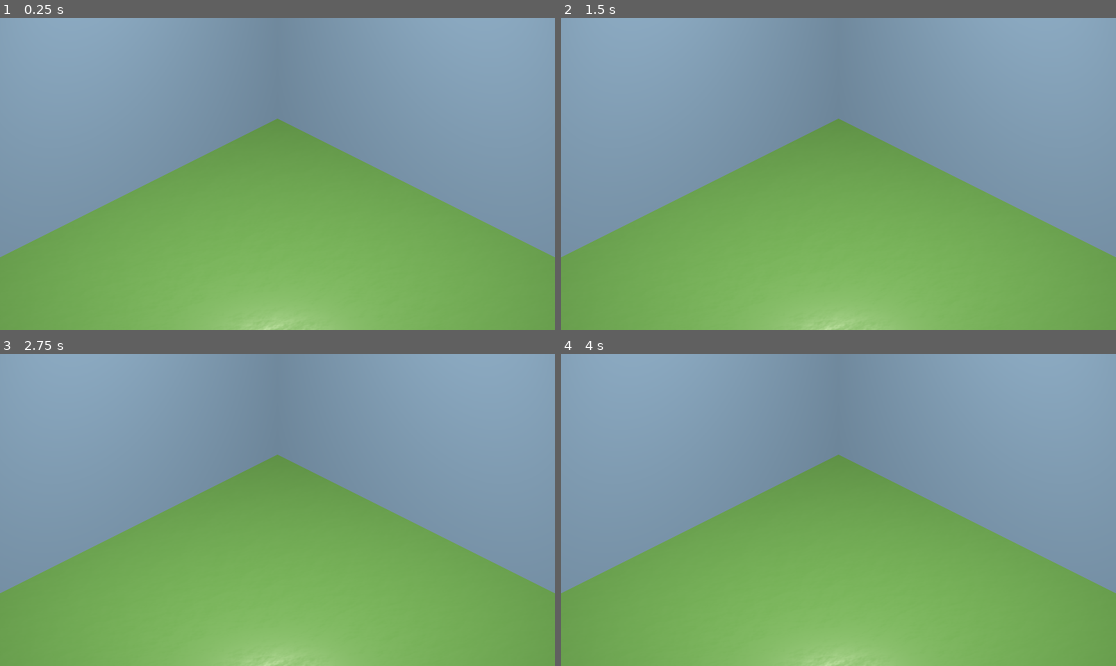
Above: before the commit, frames 1-4 (two rows, left to right).
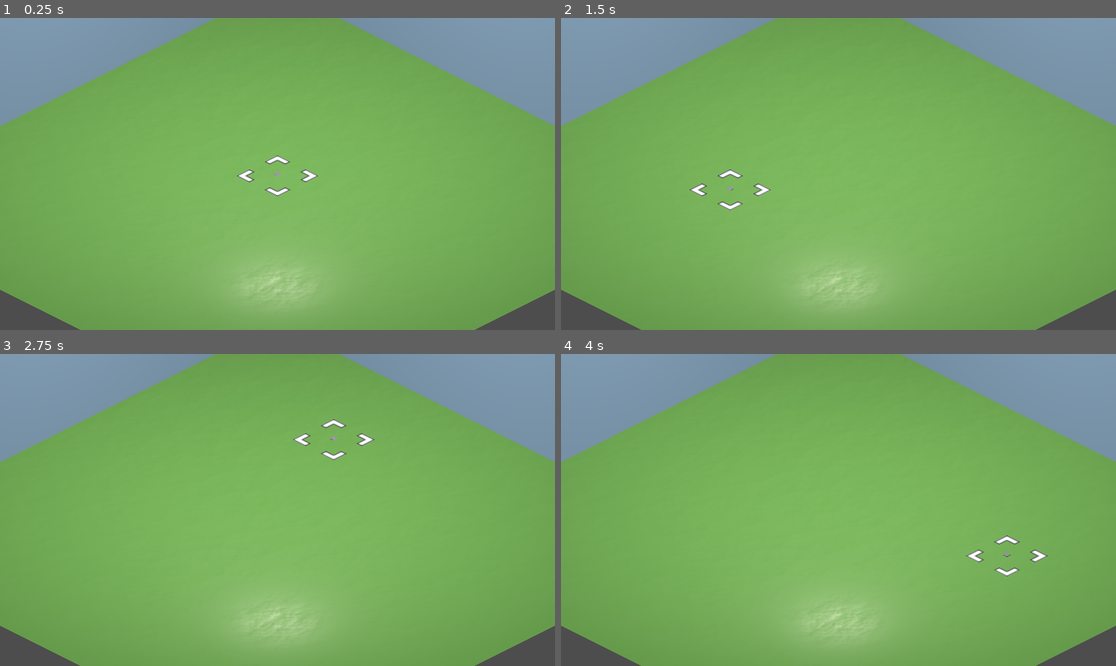
Above: after the commit, the same moments.

Repository: Marcus5408/publicworks
Game: Godot game, scene res://office.tscn
Same seed, same stepped clock (60 frames per second), same inputs: the game is played once before the commit and once after it.
Inputs (mouse positions are in pixels of both pictures, inside the frame that each line leads up to):
- Up to frame 1 (0.25 s): no input
- Up to frame 2 (1.5 s): tap Enter at 0.5 s; move the mouse to (960, 158) at 0.52 s; hold Right (ui_right) 0.53-1.28 s; tap Space at 1.25 s; move the mouse to (727, 189) at 1.27 s; hold Down (ui_down) from 1.28 s (still down)
- Up to frame 3 (2.75 s): tap Enter at 2 s; move the mouse to (333, 441) at 2.02 s; release Down (ui_down) at 2.03 s; hold Right (ui_right) from 2.03 s (still down)
- Up to frame 4 (4 s): tap Space at 2.75 s; move the mouse to (810, 572) at 2.77 s; release Right (ui_right) at 2.78 s; hold Up (ui_up) 2.78-3.53 s; tap Enter at 3.5 s; move the mouse to (1005, 556) at 3.52 s; hold Left (ui_left) from 3.53 s (still down)

The runs differ from the first frame. In frame 1, 47% of the frame differs, in the area x 0-100%, y 0-100%; in frame 2, 47%; in frame 3, 47%; in frame 4, 47%.

Commit message:
feat: add isometric grid placer from KenneyNL's `Starter-Kit-City-Builder`
https://github.com/KenneyNL/Starter-Kit-City-Builder/ , licensed under MIT
Models are licensed under CC0 by KenneyNL

Diff:
--- /dev/null
+++ b/builder.gd
@@ -0,0 +1,156 @@
+# ------------------------
+# This code is borrowed from KenneyNL's `Starter-Kit-City-Builder`!
+# https://github.com/KenneyNL/Starter-Kit-City-Builder/
+# It is licensed under MIT.
+# https://opensource.org/licenses/MIT
+# ------------------------
+# Slightly modified for my purposes :)
+
+extends Node3D
+
+@export var structures: Array[Structure] = []
+
+var map:DataMap
+
+var index:int = 0 # Index of structure being built
+
+@export var selector:Node3D # The 'cursor'
+@export var selector_container:Node3D # Node that holds a preview of the structure
+@export var view_camera:Camera3D # Used for raycasting mouse
+@export var gridmap:GridMap
+
+var plane:Plane # Used for raycasting mouse
+
+func _ready():
+
+    map = DataMap.new()
+    plane = Plane(Vector3.UP, Vector3.ZERO)
+
+    # Create new MeshLibrary dynamically, can also be done in the editor
+    # See: https://docs.godotengine.org/en/stable/tutorials/3d/using_gridmaps.html
+
+    var mesh_library = MeshLibrary.new()
+
+    for structure in structures:
+
+        var id = mesh_library.get_last_unused_item_id()
+
+        mesh_library.create_item(id)
+        mesh_library.set_item_mesh(id, get_mesh(structure.model))
+        mesh_library.set_item_mesh_transform(id, Transform3D())
+
+    gridmap.mesh_library = mesh_library
+
+    update_structure()
+
+func _process(delta):
+
+    # Controls
+
+    action_rotate() # Rotates selection 90 degrees
+    action_structure_toggle() # Toggles between structures
+
+    action_save() # Saving
+    action_load() # Loading
+
+    # Map position based on mouse
+
+    var world_position = plane.intersects_ray(
+        view_camera.project_ray_origin(get_viewport().get_mouse_position()),
+        view_camera.project_ray_normal(get_viewport().get_mouse_position()))
+
+    var gridmap_position = Vector3(round(world_position.x), 0, round(world_position.z))
+    selector.position = lerp(selector.position, gridmap_position, delta * 40)
+
+    action_build(gridmap_position)
+    action_demolish(gridmap_position)
+
+# Retrieve the mesh from a PackedScene, used for dynamically creating a MeshLibrary
+
+func get_mesh(packed_scene):
+    var scene_state:SceneState = packed_scene.get_state()
+    for i in range(scene_state.get_node_count()):
+        if(scene_state.get_node_type(i) == "MeshInstance3D"):
+            for j in scene_state.get_node_property_count(i):
+                var prop_name = scene_state.get_node_property_name(i, j)
+                if prop_name == "mesh":
+                    var prop_value = scene_state.get_node_property_value(i, j)
+
+                    return prop_value.duplicate()
+
+# Build (place) a structure
+
+func action_build(gridmap_position):
+    if Input.is_action_just_pressed("build"):
+
+        var previous_tile = gridmap.get_cell_item(gridmap_position)
+        gridmap.set_cell_item(gridmap_position, index, gridmap.get_orthogonal_index_from_basis(selector.basis))
+
+        if previous_tile != index:
+            map.cash -= structures[index].price
+
+# Demolish (remove) a structure
+
+func action_demolish(gridmap_position):
+    if Input.is_action_just_pressed("demolish"):
+        gridmap.set_cell_item(gridmap_position, -1)
+
+# Rotates the 'cursor' 90 degrees
+
+func action_rotate():
+    if Input.is_action_just_pressed("rotate"):
+        selector.rotate_y(deg_to_rad(90))
+
+# Toggle between structures to build
+
+func action_structure_toggle():
+    if Input.is_action_just_pressed("structure_next"):
+        index = wrap(index + 1, 0, structures.size())
+
+    if Input.is_action_just_pressed("structure_previous"):
+        index = wrap(index - 1, 0, structures.size())
+
+    update_structure()
+
+# Update the structure visual in the 'cursor'
+
+func update_structure():
+    # Clear previous structure preview in selector
+    for n in selector_container.get_children():
+        selector_container.remove_child(n)
+
+    # Create new structure preview in selector
+    var _model = structures[index].model.instantiate()
+    selector_container.add_child(_model)
+    _model.position.y += 0.25
+
+# Saving/load
+
+func action_save():
+    if Input.is_action_just_pressed("save"):
+        print("Saving map...")
+
+        map.structures.clear()
+        for cell in gridmap.get_used_cells():
+
+            var data_structure:DataStructure = DataStructure.new()
+
+            data_structure.position = Vector2i(cell.x, cell.z)
+            data_structure.orientation = gridmap.get_cell_item_orientation(cell)
+            data_structure.structure = gridmap.get_cell_item(cell)
+
+            map.structures.append(data_structure)
+
+        ResourceSaver.save(map, "user://map.res")
+
+func action_load():
+    if Input.is_action_just_pressed("load"):
+        print("Loading map...")
+
+        gridmap.clear()
+
+        map = ResourceLoader.load("user://map.res")
+        if not map:
+            map = DataMap.new()
+        for cell in map.structures:
+            gridmap.set_cell_item(Vector3i(cell.position.x, 0, cell.position.y), cell.structure, cell.orientation)
--- a/camera_3d.gd
+++ b/camera_3d.gd
@@ -1,11 +1,8 @@
 extends Camera3D
 
 
-# Called when the node enters the scene tree for the first time.
-func _ready() -> void:
-    pass # Replace with function body.
-
-
-# Called every frame. 'delta' is the elapsed time since the previous frame.
+# parallax to camera
 func _process(delta: float) -> void:
-    pass
+    var parallax_effect := Vector2(0.1, 0.1) # Adjust the parallax effect strength
+    var offset := (Vector2(global_transform.origin.x, global_transform.origin.y) * parallax_effect) * delta
+    global_transform.origin -= Vector3(offset.x, offset.y, 0)
--- a/office.tscn
+++ b/office.tscn
@@ -1,4 +1,15 @@
-[gd_scene load_steps=10 format=3 uid="uid://cm7ribhx64568"]
+[gd_scene load_steps=20 format=3 uid="uid://cm7ribhx64568"]
+
+[ext_resource type="Script" uid="uid://bgxtnttx4o7oj" path="res://builder.gd" id="1_ei2s5"]
+[ext_resource type="Script" uid="uid://b0njgb3uy3eu6" path="res://scripts/structure.gd" id="2_3xqf3"]
+[ext_resource type="Texture2D" uid="uid://bg872do57yt22" path="res://assets/picker.png" id="2_u8nhc"]
+[ext_resource type="Resource" uid="uid://ch8vtcpine1lc" path="res://structures/pavement.tres" id="3_70x1r"]
+[ext_resource type="Resource" uid="uid://dqqe3iofnleup" path="res://structures/pavement-fountain.tres" id="4_knsl5"]
+[ext_resource type="Resource" uid="uid://d2jplegnkl6u2" path="res://structures/road-corner.tres" id="5_s0aar"]
+[ext_resource type="Resource" uid="uid://dveu4dnue0d54" path="res://structures/road-intersection.tres" id="6_gxl1f"]
+[ext_resource type="Resource" uid="uid://cqvwy36htu81" path="res://structures/road-split.tres" id="7_2uxut"]
+[ext_resource type="Resource" uid="uid://mxrnqinnsqnt" path="res://structures/road-straight-lightposts.tres" id="8_n1y4y"]
+[ext_resource type="Resource" uid="uid://dv14kkhb6umkv" path="res://structures/road-straight.tres" id="9_m8tx5"]
 
 [sub_resource type="Gradient" id="Gradient_8yeiw"]
 colors = PackedColorArray(1, 1, 1, 1, 0.43189, 0.43189, 0.43189, 1)
@@ -57,9 +68,9 @@
 mesh = SubResource("PlaneMesh_g3mwp")
 
 [node name="Camera3D" type="Camera3D" parent="."]
-transform = Transform3D(0.707107, -0.353553, 0.612372, 0, 0.866025, 0.5, -0.707107, -0.353553, 0.612372, 14.142, 40.0973, 14.142)
+transform = Transform3D(0.707107, -0.353553, 0.612373, 0, 0.866026, 0.5, -0.707107, -0.353553, 0.612373, 30, 27.332, 30)
 projection = 1
-size = 60.0
+size = 55.0
 
 [node name="WorldEnvironment" type="WorldEnvironment" parent="."]
 environment = SubResource("Environment_8yeiw")
@@ -71,3 +82,34 @@
 light_indirect_energy = 16.0
 spot_range = 576.099
 spot_angle = 54.36
+
+[node name="Builder" type="Node3D" parent="." node_paths=PackedStringArray("selector", "selector_container", "view_camera", "gridmap")]
+script = ExtResource("1_ei2s5")
+structures = Array[ExtResource("2_3xqf3")]([ExtResource("3_70x1r"), ExtResource("4_knsl5"), ExtResource("5_s0aar"), ExtResource("6_gxl1f"), ExtResource("7_2uxut"), ExtResource("8_n1y4y"), ExtResource("9_m8tx5")])
+selector = NodePath("Selector")
+selector_container = NodePath("Selector/Container")
+view_camera = NodePath("../Camera3D")
+gridmap = NodePath("../GridMap")
+
+[node name="Selector" type="Node3D" parent="Builder"]
+
+[node name="Sprite" type="Sprite3D" parent="Builder/Selector"]
+transform = Transform3D(1, 0, 0, 0, -4.37114e-08, 1, 0, -1, -4.37114e-08, 0, 0.01, 0)
+texture = ExtResource("2_u8nhc")
+
+[node name="Container" type="Node3D" parent="Builder/Selector"]
+
+[node name="GridMap" type="GridMap" parent="."]
+
+[node name="CanvasLayer" type="CanvasLayer" parent="."]
+
+[node name="Control" type="Control" parent="CanvasLayer"]
+layout_mode = 3
+anchors_preset = 0
+offset_right = 40.0
+offset_bottom = 40.0
+
+[node name="Label" type="Label" parent="CanvasLayer/Control"]
+layout_mode = 0
+offset_right = 40.0
+offset_bottom = 23.0
--- /dev/null
+++ b/scripts/builder.gd
@@ -0,0 +1,156 @@
+extends Node3D
+
+@export var structures: Array[Structure] = []
+
+var map:DataMap
+
+var index:int = 0 # Index of structure being built
+
+@export var selector:Node3D # The 'cursor'
+@export var selector_container:Node3D # Node that holds a preview of the structure
+@export var view_camera:Camera3D # Used for raycasting mouse
+@export var gridmap:GridMap
+@export var cash_display:Label
+
+var plane:Plane # Used for raycasting mouse
+
+func _ready():
+
+	map = DataMap.new()
+	plane = Plane(Vector3.UP, Vector3.ZERO)
+
+	# Create new MeshLibrary dynamically, can also be done in the editor
+	# See: https://docs.godotengine.org/en/stable/tutorials/3d/using_gridmaps.html
+
+	var mesh_library = MeshLibrary.new()
+
+	for structure in structures:
+
+		var id = mesh_library.get_last_unused_item_id()
+
+		mesh_library.create_item(id)
+		mesh_library.set_item_mesh(id, get_mesh(structure.model))
+		mesh_library.set_item_mesh_transform(id, Transform3D())
+
+	gridmap.mesh_library = mesh_library
+
+	update_structure()
+	update_cash()
+
+func _process(delta):
+
+	# Controls
+
+	action_rotate() # Rotates selection 90 degrees
+	action_structure_toggle() # Toggles between structures
+
+	action_save() # Saving
+	action_load() # Loading
+
+	# Map position based on mouse
+
+	var world_position = plane.intersects_ray(
+		view_camera.project_ray_origin(get_viewport().get_mouse_position()),
+		view_camera.project_ray_normal(get_viewport().get_mouse_position()))
+
+	var gridmap_position = Vector3(round(world_position.x), 0, round(world_position.z))
+	selector.position = lerp(selector.position, gridmap_position, delta * 40)
+
+	action_build(gridmap_position)
+	action_demolish(gridmap_position)
+
+# Retrieve the mesh from a PackedScene, used for dynamically creating a MeshLibrary
+
+func get_mesh(packed_scene):
+	var scene_state:SceneState = packed_scene.get_state()
+	for i in range(scene_state.get_node_count()):
+		if(scene_state.get_node_type(i) == "MeshInstance3D"):
+			for j in scene_state.get_node_property_count(i):
+				var prop_name = scene_state.get_node_property_name(i, j)
+				if prop_name == "mesh":
+					var prop_value = scene_state.get_node_property_value(i, j)
+
+					return prop_value.duplicate()
+
+# Build (place) a structure
+
+func action_build(gridmap_position):
+	if Input.is_action_just_pressed("build"):
+
+		var previous_tile = gridmap.get_cell_item(gridmap_position)
+		gridmap.set_cell_item(gridmap_position, index, gridmap.get_orthogonal_index_from_basis(selector.basis))
+
+		if previous_tile != index:
+			map.cash -= structures[index].price
+			update_cash()
+
+# Demolish (remove) a structure
+
+func action_demolish(gridmap_position):
+	if Input.is_action_just_pressed("demolish"):
+		gridmap.set_cell_item(gridmap_position, -1)
+
+# Rotates the 'cursor' 90 degrees
+
+func action_rotate():
+	if Input.is_action_just_pressed("rotate"):
+		selector.rotate_y(deg_to_rad(90))
+
+# Toggle between structures to build
+
+func action_structure_toggle():
+	if Input.is_action_just_pressed("structure_next"):
+		index = wrap(index + 1, 0, structures.size())
+
+	if Input.is_action_just_pressed("structure_previous"):
+		index = wrap(index - 1, 0, structures.size())
+
+	update_structure()
+
+# Update the structure visual in the 'cursor'
+
+func update_structure():
+	# Clear previous structure preview in selector
+	for n in selector_container.get_children():
+		selector_container.remove_child(n)
+
+	# Create new structure preview in selector
+	var _model = structures[index].model.instantiate()
+	selector_container.add_child(_model)
+	_model.position.y += 0.25
+
+func update_cash():
+	cash_display.text = "$" + str(map.cash)
+
+# Saving/load
+
+func action_save():
+	if Input.is_action_just_pressed("save"):
+		print("Saving map...")
+
+		map.structures.clear()
+		for cell in gridmap.get_used_cells():
+
+			var data_structure:DataStructure = DataStructure.new()
+
+			data_structure.position = Vector2i(cell.x, cell.z)
+			data_structure.orientation = gridmap.get_cell_item_orientation(cell)
+			data_structure.structure = gridmap.get_cell_item(cell)
+
+			map.structures.append(data_structure)
+
+		ResourceSaver.save(map, "user://map.res")
+
+func action_load():
+	if Input.is_action_just_pressed("load"):
+		print("Loading map...")
+
+		gridmap.clear()
+
+		map = ResourceLoader.load("user://map.res")
+		if not map:
+			map = DataMap.new()
+		for cell in map.structures:
+			gridmap.set_cell_item(Vector3i(cell.position.x, 0, cell.position.y), cell.structure, cell.orientation)
+
+		update_cash()
--- /dev/null
+++ b/scripts/data_map.gd
@@ -0,0 +1,5 @@
+extends Resource
+class_name DataMap
+
+@export var cash:int = 10000
+@export var structures:Array[DataStructure]
--- /dev/null
+++ b/scripts/data_structure.gd
@@ -0,0 +1,6 @@
+extends Resource
+class_name DataStructure
+
+@export var position:Vector2i
+@export var orientation:int
+@export var structure:int
--- /dev/null
+++ b/scripts/structure.gd
@@ -0,0 +1,8 @@
+extends Resource
+class_name Structure
+
+@export_subgroup("Model")
+@export var model:PackedScene # Model of the structure
+
+@export_subgroup("Gameplay")
+@export var price:int # Price of the structure when building
--- /dev/null
+++ b/scripts/view.gd
@@ -0,0 +1,49 @@
+extends Node3D
+
+var camera_position:Vector3
+var camera_rotation:Vector3
+
+@onready var camera = $Camera
+
+func _ready():
+
+	camera_rotation = rotation_degrees # Initial rotation
+
+	pass
+
+func _process(delta):
+
+	# Set position and rotation to targets
+
+	position = position.lerp(camera_position, delta * 8)
+	rotation_degrees = rotation_degrees.lerp(camera_rotation, delta * 6)
+
+	handle_input(delta)
+
+# Handle input
+
+func handle_input(_delta):
+
+	# Rotation
+
+	var input := Vector3.ZERO
+
+	input.x = Input.get_axis("camera_left", "camera_right")
+	input.z = Input.get_axis("camera_forward", "camera_back")
+
+	input = input.rotated(Vector3.UP, rotation.y).normalized()
+
+	camera_position += input / 4
+
+	# Back to center
+
+	if Input.is_action_pressed("camera_center"):
+		camera_position = Vector3()
+
+func _input(event):
+
+	# Rotate camera using mouse (hold 'middle' mouse button)
+
+	if event is InputEventMouseMotion:
+		if Input.is_action_pressed("camera_rotate"):
+			camera_rotation += Vector3(0, -event.relative.x / 10, 0)
--- /dev/null
+++ b/structures/building-garage.tres
@@ -0,0 +1,9 @@
+[gd_resource type="Resource" script_class="Structure" load_steps=3 format=3 uid="uid://bqb6g3t0tebno"]
+
+[ext_resource type="PackedScene" uid="uid://d0nnrx2y4px2v" path="res://models/building-garage.glb" id="1_gyclk"]
+[ext_resource type="Script" path="res://scripts/structure.gd" id="2_jrinw"]
+
+[resource]
+script = ExtResource("2_jrinw")
+model = ExtResource("1_gyclk")
+price = 70
--- /dev/null
+++ b/structures/building-small-a.tres
@@ -0,0 +1,9 @@
+[gd_resource type="Resource" script_class="Structure" load_steps=3 format=3 uid="uid://cntgl86ianngh"]
+
+[ext_resource type="PackedScene" uid="uid://cnycdi6t5tj01" path="res://models/building-small-a.glb" id="1_v5apy"]
+[ext_resource type="Script" path="res://scripts/structure.gd" id="2_q3i1h"]
+
+[resource]
+script = ExtResource("2_q3i1h")
+model = ExtResource("1_v5apy")
+price = 50
--- /dev/null
+++ b/structures/building-small-b.tres
@@ -0,0 +1,9 @@
+[gd_resource type="Resource" script_class="Structure" load_steps=3 format=3 uid="uid://c5fveedgvunju"]
+
+[ext_resource type="PackedScene" uid="uid://d2h51qlls136h" path="res://models/building-small-b.glb" id="1_klt7o"]
+[ext_resource type="Script" path="res://scripts/structure.gd" id="2_a2t3e"]
+
+[resource]
+script = ExtResource("2_a2t3e")
+model = ExtResource("1_klt7o")
+price = 60
--- /dev/null
+++ b/structures/building-small-c.tres
@@ -0,0 +1,9 @@
+[gd_resource type="Resource" script_class="Structure" load_steps=3 format=3 uid="uid://bh65eqgid4kxy"]
+
+[ext_resource type="PackedScene" uid="uid://m74mvao50wnm" path="res://models/building-small-c.glb" id="1_6yyww"]
+[ext_resource type="Script" path="res://scripts/structure.gd" id="2_rkiq0"]
+
+[resource]
+script = ExtResource("2_rkiq0")
+model = ExtResource("1_6yyww")
+price = 70
--- /dev/null
+++ b/structures/building-small-d.tres
@@ -0,0 +1,9 @@
+[gd_resource type="Resource" script_class="Structure" load_steps=3 format=3 uid="uid://dtal0tl2ee336"]
+
+[ext_resource type="PackedScene" uid="uid://h0vrvst3cumo" path="res://models/building-small-d.glb" id="1_164xq"]
+[ext_resource type="Script" path="res://scripts/structure.gd" id="2_8ewai"]
+
+[resource]
+script = ExtResource("2_8ewai")
+model = ExtResource("1_164xq")
+price = 70
--- /dev/null
+++ b/structures/grass-trees-tall.tres
@@ -0,0 +1,9 @@
+[gd_resource type="Resource" script_class="Structure" load_steps=3 format=3 uid="uid://y6jafhfnhbrp"]
+
+[ext_resource type="PackedScene" uid="uid://dy26b1ba2j2v1" path="res://models/grass-trees-tall.glb" id="1_nbdd1"]
+[ext_resource type="Script" path="res://scripts/structure.gd" id="2_b2sah"]
+
+[resource]
+script = ExtResource("2_b2sah")
+model = ExtResource("1_nbdd1")
+price = 25
--- /dev/null
+++ b/structures/grass-trees.tres
@@ -0,0 +1,9 @@
+[gd_resource type="Resource" script_class="Structure" load_steps=3 format=3 uid="uid://ccb475jeg7ym5"]
+
+[ext_resource type="PackedScene" uid="uid://b1711sieed2u6" path="res://models/grass-trees.glb" id="1_lcgc1"]
+[ext_resource type="Script" path="res://scripts/structure.gd" id="2_pnpij"]
+
+[resource]
+script = ExtResource("2_pnpij")
+model = ExtResource("1_lcgc1")
+price = 25
--- /dev/null
+++ b/structures/grass.tres
@@ -0,0 +1,9 @@
+[gd_resource type="Resource" script_class="Structure" load_steps=3 format=3 uid="uid://tm532uesguhk"]
+
+[ext_resource type="PackedScene" uid="uid://cr3btp34bp3eg" path="res://models/grass.glb" id="1_2n0ef"]
+[ext_resource type="Script" path="res://scripts/structure.gd" id="2_1i4lf"]
+
+[resource]
+script = ExtResource("2_1i4lf")
+model = ExtResource("1_2n0ef")
+price = 10
--- /dev/null
+++ b/structures/pavement-fountain.tres
@@ -0,0 +1,9 @@
+[gd_resource type="Resource" script_class="Structure" load_steps=3 format=3 uid="uid://dqqe3iofnleup"]
+
+[ext_resource type="PackedScene" uid="uid://6v0t536s83vb" path="res://models/pavement-fountain.glb" id="1_r2n53"]
+[ext_resource type="Script" path="res://scripts/structure.gd" id="2_wqyte"]
+
+[resource]
+script = ExtResource("2_wqyte")
+model = ExtResource("1_r2n53")
+price = 10
--- /dev/null
+++ b/structures/pavement.tres
@@ -0,0 +1,9 @@
+[gd_resource type="Resource" script_class="Structure" load_steps=3 format=3 uid="uid://ch8vtcpine1lc"]
+
+[ext_resource type="PackedScene" uid="uid://cpv75mfsda1ml" path="res://models/pavement.glb" id="1_gudnj"]
+[ext_resource type="Script" path="res://scripts/structure.gd" id="2_i48go"]
+
+[resource]
+script = ExtResource("2_i48go")
+model = ExtResource("1_gudnj")
+price = 10
--- /dev/null
+++ b/structures/road-corner.tres
@@ -0,0 +1,9 @@
+[gd_resource type="Resource" script_class="Structure" load_steps=3 format=3 uid="uid://d2jplegnkl6u2"]
+
+[ext_resource type="PackedScene" uid="uid://c4ccm2qr5wa58" path="res://models/road-corner.glb" id="1_r8n8k"]
+[ext_resource type="Script" path="res://scripts/structure.gd" id="3_oloyn"]
+
+[resource]
+script = ExtResource("3_oloyn")
+model = ExtResource("1_r8n8k")
+price = 25
--- /dev/null
+++ b/structures/road-intersection.tres
@@ -0,0 +1,9 @@
+[gd_resource type="Resource" script_class="Structure" load_steps=3 format=3 uid="uid://dveu4dnue0d54"]
+
+[ext_resource type="PackedScene" uid="uid://euxdh7lkq0oj" path="res://models/road-intersection.glb" id="1_pnjl2"]
+[ext_resource type="Script" path="res://scripts/structure.gd" id="2_3eq5k"]
+
+[resource]
+script = ExtResource("2_3eq5k")
+model = ExtResource("1_pnjl2")
+price = 25
--- /dev/null
+++ b/structures/road-split.tres
@@ -0,0 +1,9 @@
+[gd_resource type="Resource" script_class="Structure" load_steps=3 format=3 uid="uid://cqvwy36htu81"]
+
+[ext_resource type="PackedScene" uid="uid://mu30r6rmht07" path="res://models/road-split.glb" id="1_ku0rj"]
+[ext_resource type="Script" path="res://scripts/structure.gd" id="2_xa71m"]
+
+[resource]
+script = ExtResource("2_xa71m")
+model = ExtResource("1_ku0rj")
+price = 25
--- /dev/null
+++ b/structures/road-straight-lightposts.tres
@@ -0,0 +1,9 @@
+[gd_resource type="Resource" script_class="Structure" load_steps=3 format=3 uid="uid://mxrnqinnsqnt"]
+
+[ext_resource type="PackedScene" uid="uid://5kchntr735l" path="res://models/road-straight-lightposts.glb" id="1_i07jw"]
+[ext_resource type="Script" path="res://scripts/structure.gd" id="2_470aq"]
+
+[resource]
+script = ExtResource("2_470aq")
+model = ExtResource("1_i07jw")
+price = 25
--- /dev/null
+++ b/structures/road-straight.tres
@@ -0,0 +1,9 @@
+[gd_resource type="Resource" script_class="Structure" load_steps=3 format=3 uid="uid://dv14kkhb6umkv"]
+
+[ext_resource type="Script" path="res://scripts/structure.gd" id="1_5fmmh"]
+[ext_resource type="PackedScene" uid="uid://b4tgtg0j2dgh8" path="res://models/road-straight.glb" id="1_ump1f"]
+
+[resource]
+script = ExtResource("1_5fmmh")
+model = ExtResource("1_ump1f")
+price = 25
Binary file added: assets/picker.aseprite
Binary file added: assets/picker.png
Not shown, added: assets/picker.png.import
Not shown, added: builder.gd.uid
Not shown, added: scripts/builder.gd.uid
Not shown, added: scripts/data_map.gd.uid
Not shown, added: scripts/data_structure.gd.uid
Not shown, added: scripts/structure.gd.uid
Not shown, added: scripts/view.gd.uid
